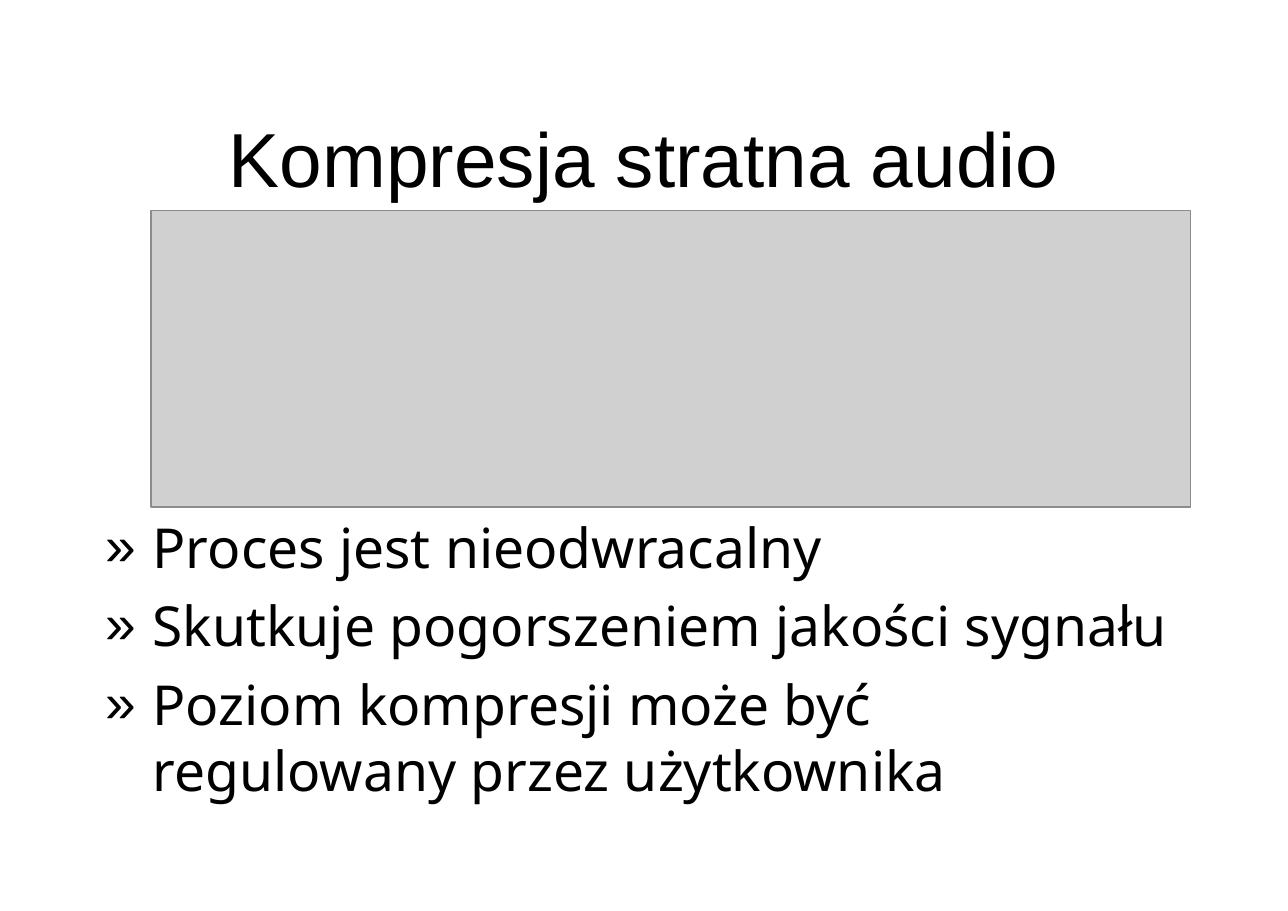
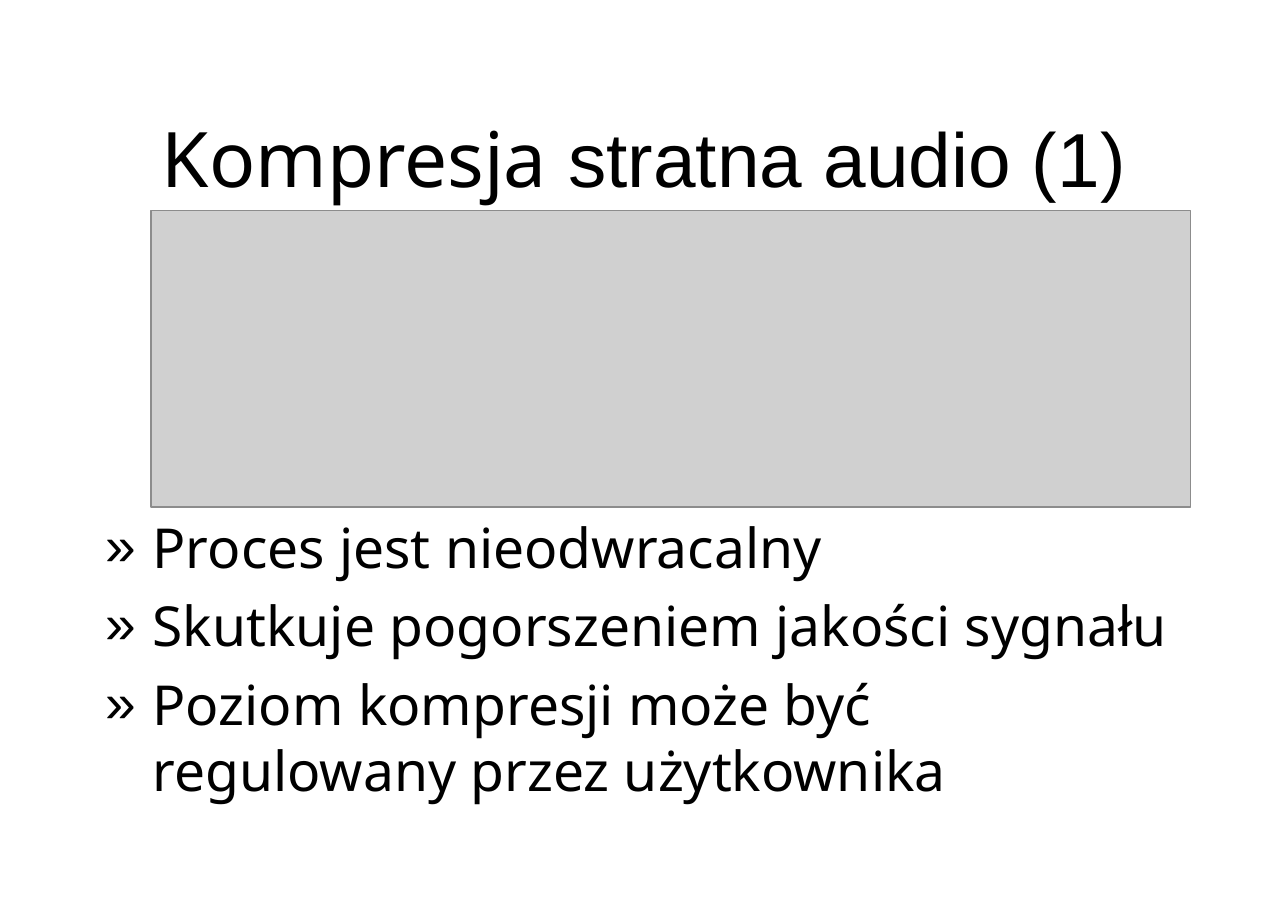
Before and after one commit to Ashymad/IOLA, a slide deck: slide 3 of prez/IOLAv3.odp. Drawn at 1288x911 pixels with LibreOffice and Linux fonts; fonts in the diff are those of the drawing; grey boxes stand for pictures; background and template pictures are left out. Boxes give left, top, right and bottom in pixels: in the first picture for what was removed or moved away, otherwise in the second. Text is boxed around its words. In the diff, an @@ line names an element or a change of style, - is before the commit and + after.

```diff
--- a/prez/IOLAv3.odp
+++ b/prez/IOLAv3.odp
@@ title at <box>162,130,1126,206</box>: text changed @@
-Kompresja stratna audio
+Kompresja stratna audio (1)
```
Also in this commit, not shown: 1 other slide changed, 10 slides added, 4 slides removed, 1 other file.
